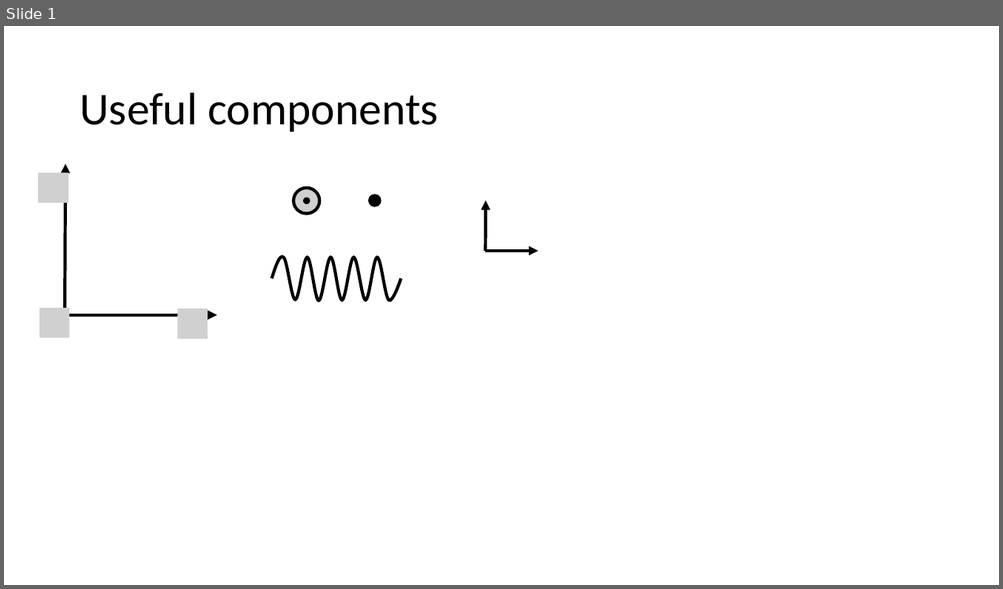
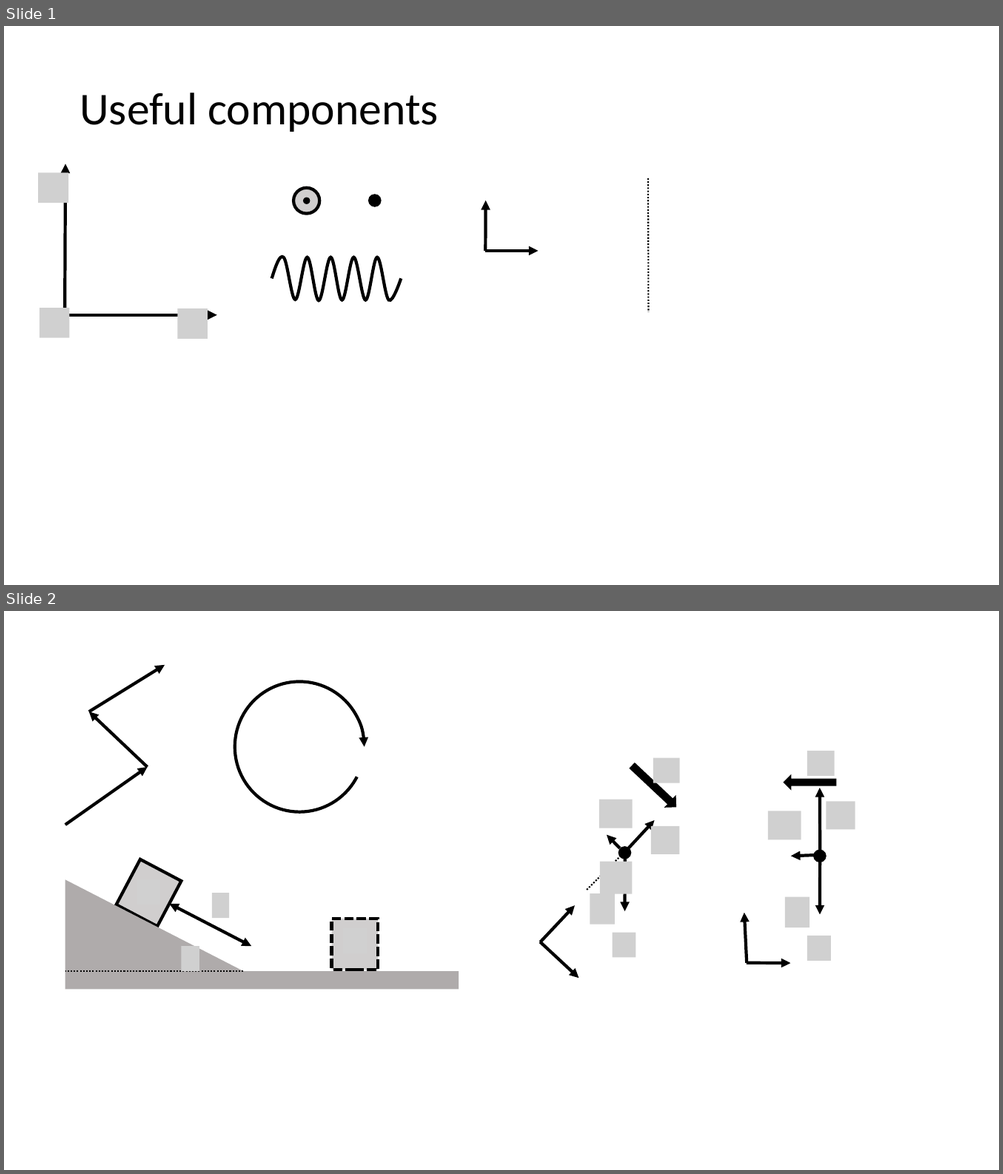
Before and after one commit to OSTP/PhysicsArtofModelling, a slide deck: tex/figures/ApplyingNewtonsLaws/Figures.pptx. Shown one above the other, each under a label of ours: slide 1 before the commit, slides 1 and 2 after it. The pictures are 1003x589 and 1003x1174 pixels, drawn with LibreOffice and Linux fonts; fonts in the diff are those of the drawing; grey boxes stand for pictures; background and template pictures are left out. Boxes give left, top, right and bottom in pixels: in the first picture for what was removed or moved away, otherwise in the second. Text is boxed around its words. In the diff, an @@ line names an element or a change of style, - is before the commit and + after.

```diff
--- a/tex/figures/ApplyingNewtonsLaws/Figures.pptx
+++ b/tex/figures/ApplyingNewtonsLaws/Figures.pptx
@@ slide 2 added at (4,611,999,1170), background #FFFFFF @@
@@ group added at (65,665,364,825): 3 arrows, 1 arc (boxed as its full ellipse) @@
@@ group added at (65,860,458,989): 4 pictures, 3 rectangles, 1 right triangle, 1 line, 1 double arrow @@
@@ group added at (540,758,680,978): 6 pictures, 5 arrows, 1 ellipse, 1 right arrow, 1 line @@
@@ group added at (744,751,855,963): 5 arrows, 5 pictures, 1 ellipse, 1 right arrow @@
@@ slide 1 changed as well @@
@@ line added from (648, 178) to (649, 312), #000000 1.5 pt dashed @@
```
Also in this commit, not shown: 8 slides removed, 5 other files.
